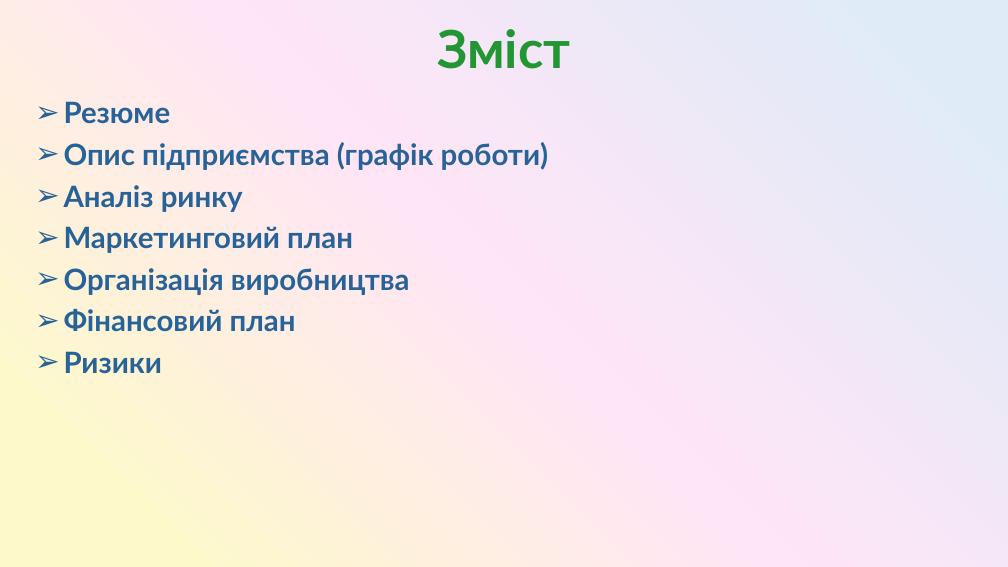
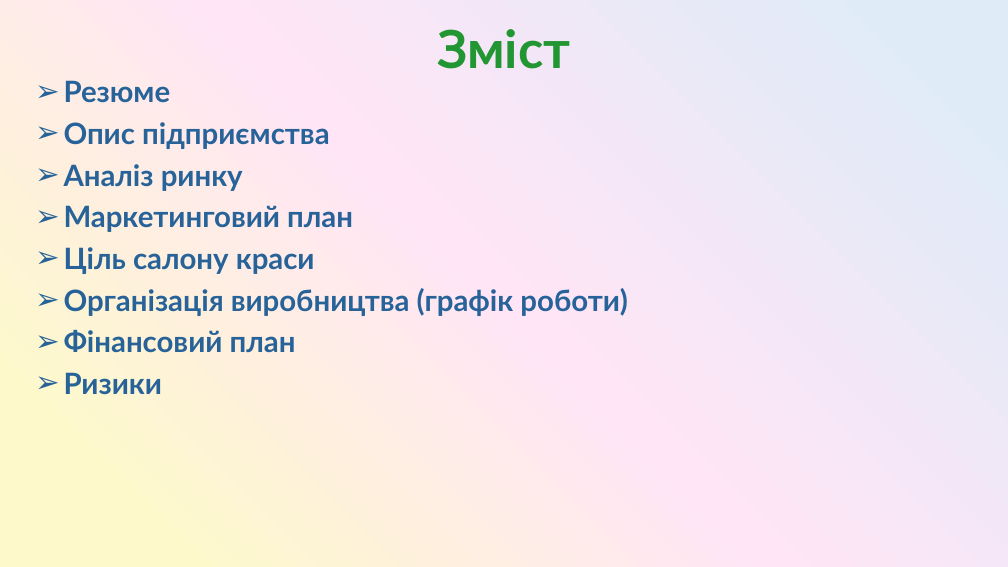
Before and after one commit to SashaGaran/Katya_diplomna, a slide deck: slide 2 of diplomna.pptx. Drawn at 1008x567 pixels with LibreOffice and Linux fonts; fonts in the diff are those of the drawing. Boxes give left, top, right and bottom in pixels: in the first picture for what was removed or moved away, otherwise in the second. Text is boxed around its words. In the diff, an @@ line names an element or a change of style, - is before the commit and + after.

```diff
--- a/diplomna.pptx
+++ b/diplomna.pptx
@@ text "Резюме": place and size @@
-text "Резюме" at [64,101,548,374]
+text "Резюме" at [64,80,627,395]
@@ text at [64,122,330,149]: text changed @@
-➢ Опис підприємства (графік роботи)
+➢ Опис підприємства
@@ text at [64,247,627,316]: text changed @@
-➢ Організація виробництва
+➢ Ціль салону краси
+➢ Організація виробництва (графік роботи)
```
Also in this commit, not shown: 5 other slides changed, 1 slide added.
